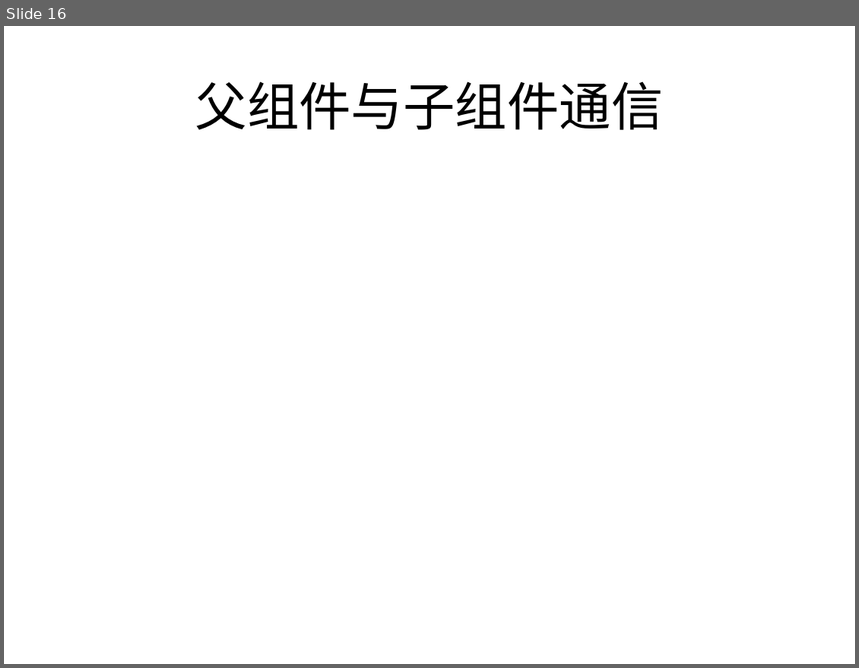
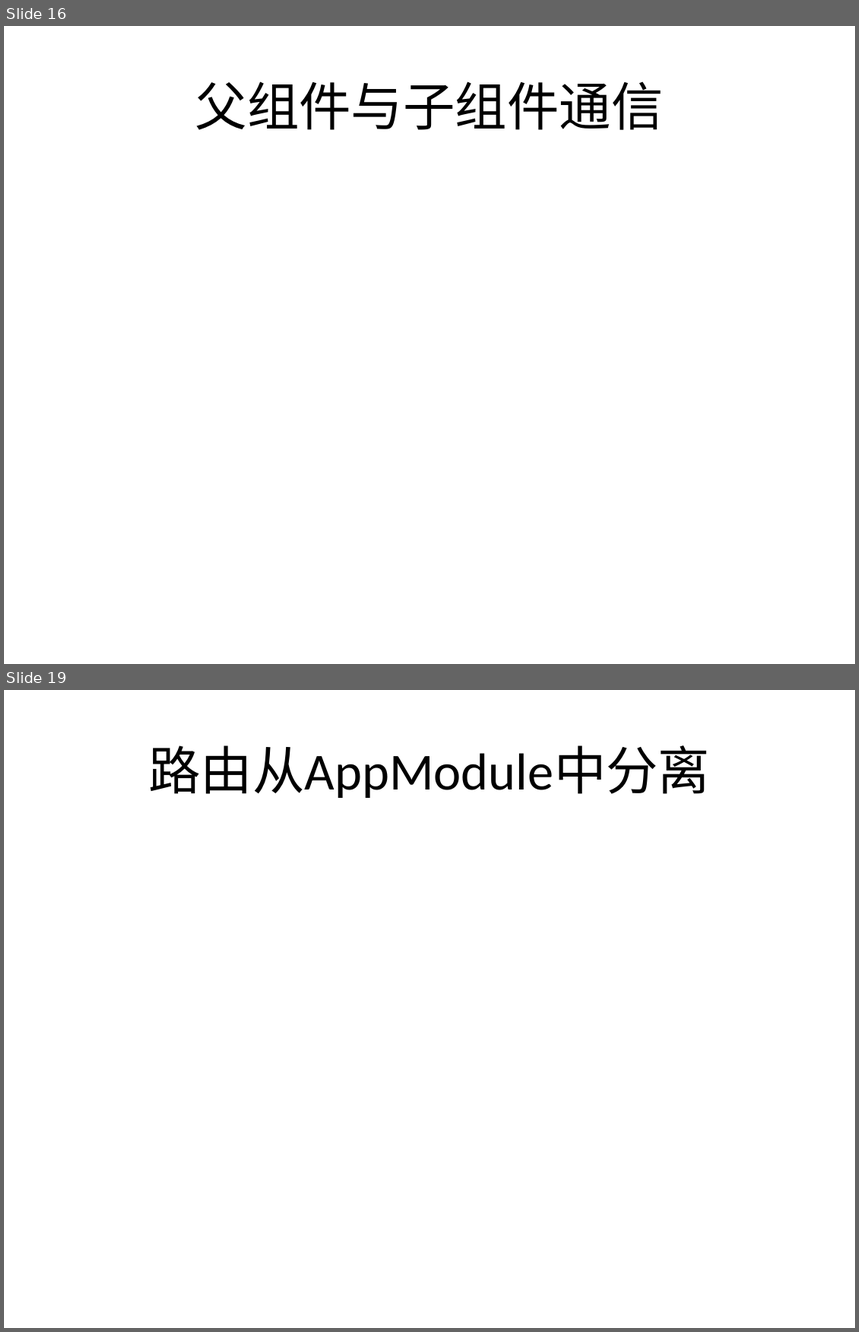
Before and after one commit to jasonLiu001/ng-study-ppt-files, a slide deck: files/Angular2.pptx. Shown one above the other, each under a label of ours: slide 16 before the commit, slides 16 and 19 after it; the slides between them are not shown. The pictures are 859x668 and 859x1332 pixels, drawn with LibreOffice and Linux fonts; fonts in the diff are those of the drawing. Boxes give left, top, right and bottom in pixels: in the first picture for what was removed or moved away, otherwise in the second. Text is boxed around its words. In the diff, an @@ line names an element or a change of style, - is before the commit and + after.

```diff
--- a/files/Angular2.pptx
+++ b/files/Angular2.pptx
@@ slide 19 added at bbox=[4, 690, 855, 1328], background #CBE9CF @@
@@ title added at bbox=[148, 745, 710, 798], 44 pt, text #000000 @@
+路由从AppModule中分离
```
Also in this commit, not shown: 1 slide changed, 7 other slides added.
